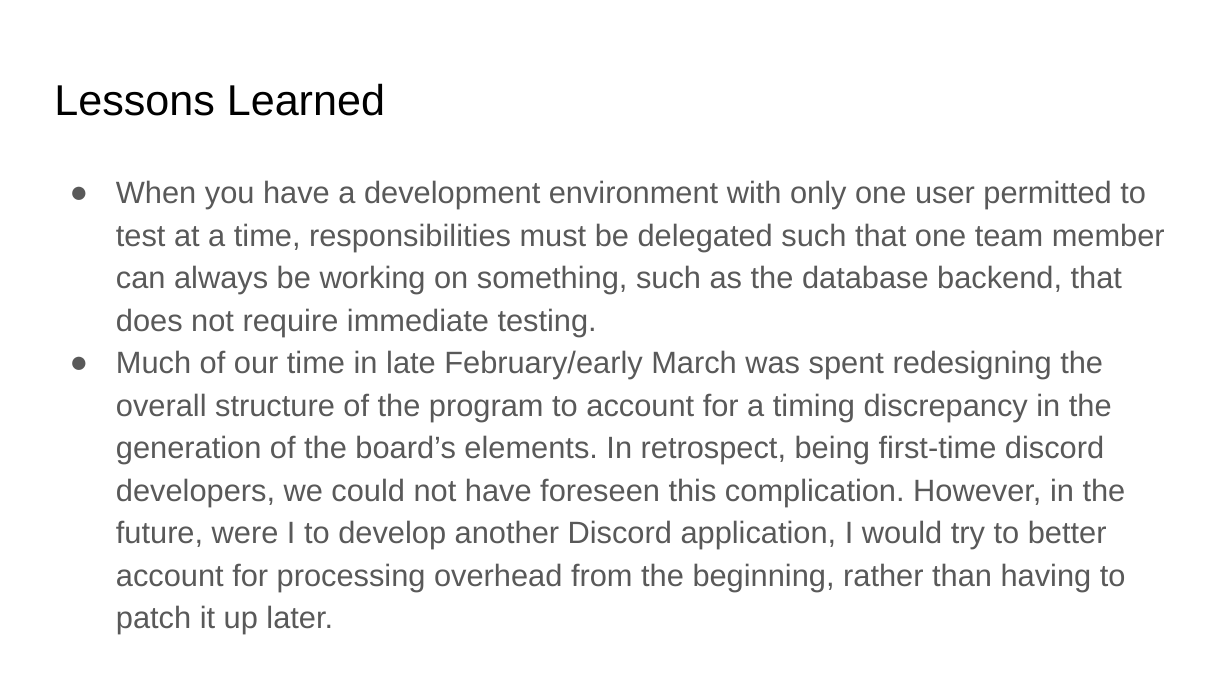
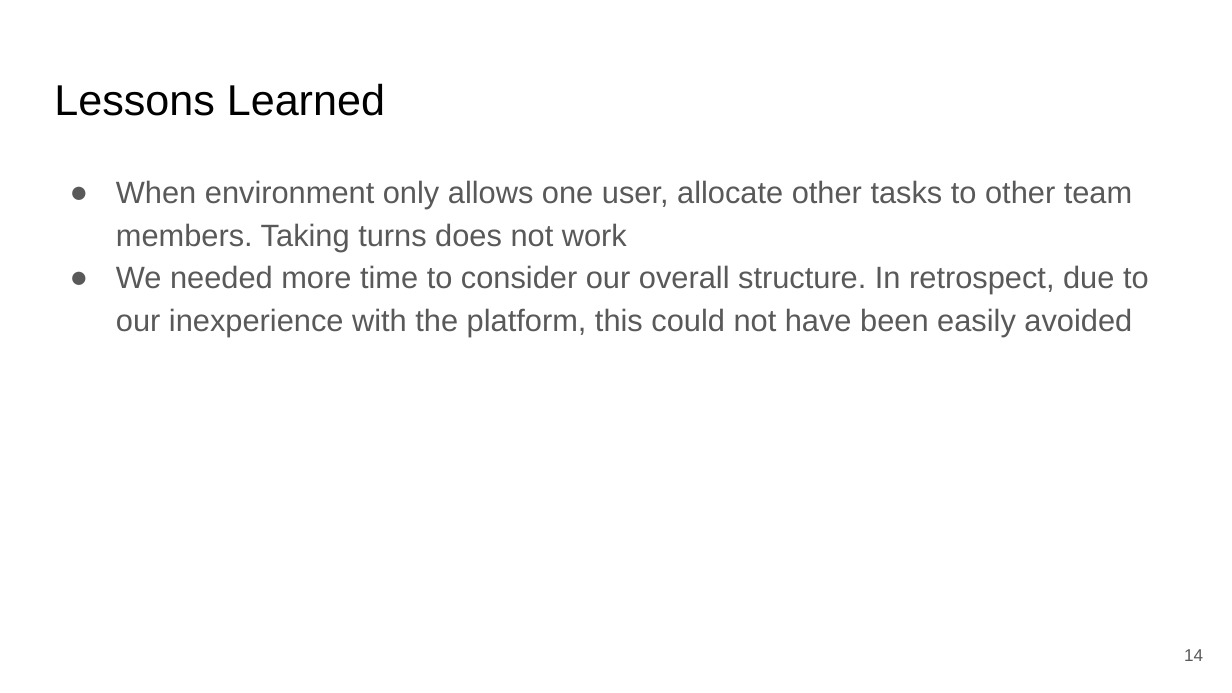
Before and after one commit to alex-algazi/setbot, a slide deck: slide 14 of Midterm Presentation/Midterm Presentation.pptx (slide 18 before the commit). Drawn at 1232x693 pixels with LibreOffice and Linux fonts; fonts in the diff are those of the drawing. Boxes give left, top, right and bottom in pixels: in the first picture for what was removed or moved away, otherwise in the second. Text is boxed around its words. In the diff, an @@ line names an element or a change of style, - is before the commit and + after.

```diff
--- a/Midterm Presentation/Midterm Presentation.pptx
+++ b/Midterm Presentation/Midterm Presentation.pptx
@@ text at [116, 180, 1149, 336]: text changed @@
-● When you have a development environment with only one user permitted to test at a time, responsibilities must be delegated such that one team member can always be working on something, such as the database backend, that does not require immediate testing.
-● Much of our time in late February/early March was spent redesigning the overall structure of the program to account for a timing discrepancy in the generation of the board’s elements. In retrospect, being first-time discord developers, we could not have foreseen this complication. However, in the future, were I to develop another Discord application, I would try to better account for processing overhead from the beginning, rather than having to patch it up later.
+● When environment only allows one user, allocate other tasks to other team members. Taking turns does not work
+● We needed more time to consider our overall structure. In retrospect, due to our inexperience with the platform, this could not have been easily avoided
@@ page number added at [1184, 649, 1203, 661], 10 pt, text #595959 @@
+14
```
Also in this commit, not shown: 13 other slides changed, 2 slides added, 6 slides removed, 1 other file.
